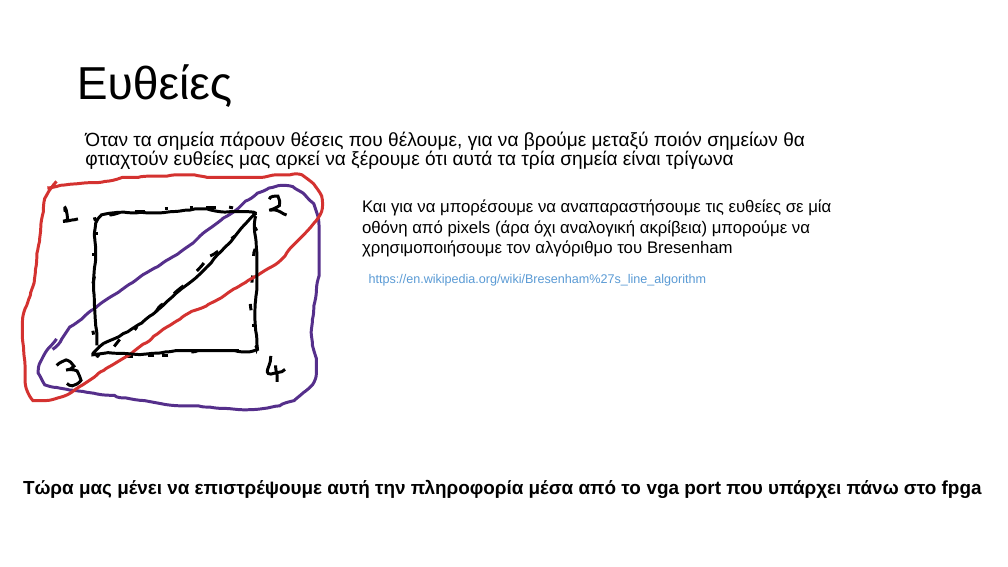
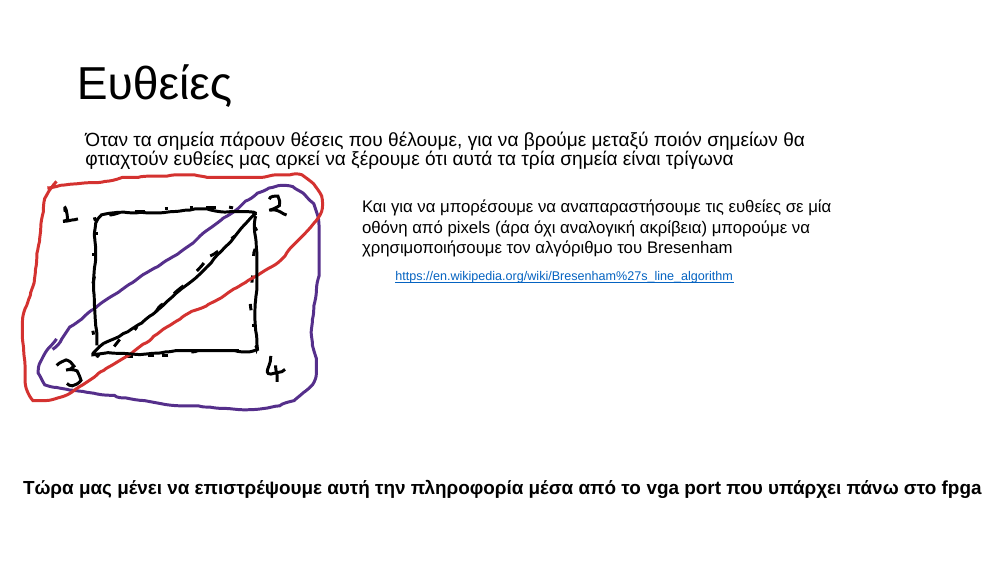
Before and after one commit to OGecgo/myFirstCube, a slide deck: slide 6 of Presentation1.pptx. Drawn at 1008x567 pixels with LibreOffice and Linux fonts; fonts in the diff are those of the drawing. Boxes give left, top, right and bottom in pixels: in the first picture for what was removed or moved away, otherwise in the second. Text is boxed around its words. In the diff, an @@ line names an element or a change of style, - is before the commit and + after.

```diff
--- a/Presentation1.pptx
+++ b/Presentation1.pptx
@@ text "https://en.wikipedia.org/wiki/Bresenham%27s_line_algorithm": place and size @@
-text "https://en.wikipedia.org/wiki/Bresenham%27s_line_algorithm" at [369, 274, 707, 286]
+text "https://en.wikipedia.org/wiki/Bresenham%27s_line_algorithm" at [395, 271, 733, 283]
@@ text "https://en.wikipedia.org/wiki/Bresenham%27s_line_algorithm" at [395, 271, 733, 283]: text colour #5B9BD5 to #0563C1, underline on @@
```
Also in this commit, not shown: 1 other slide changed, 1 slide added, 4 other files.
